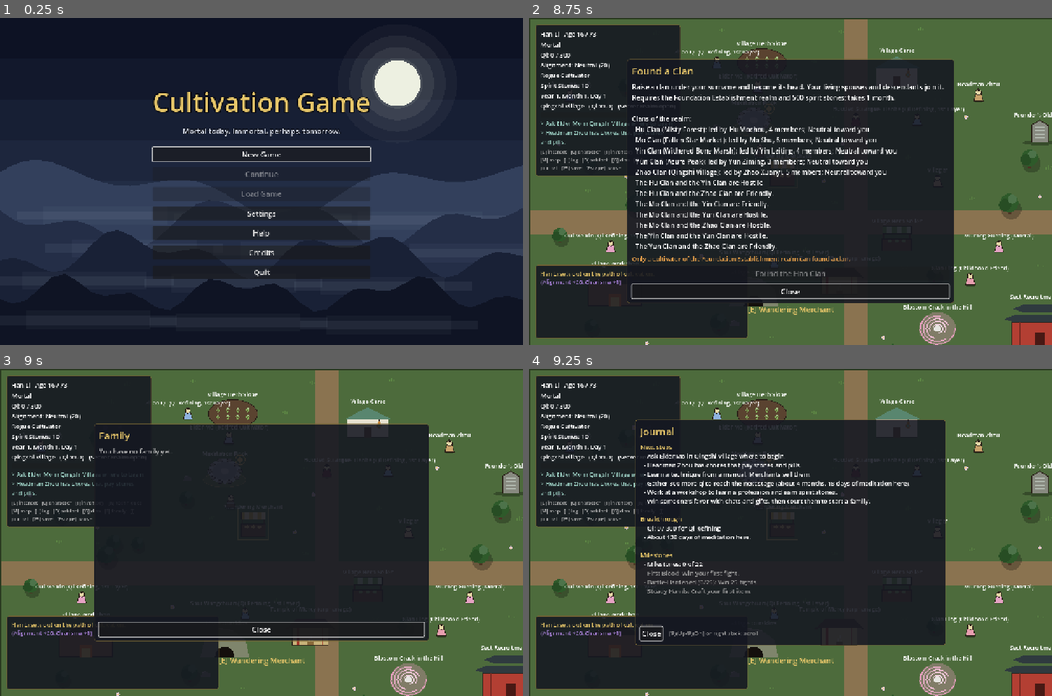
Above: before the commit, frames 1-4 (two rows, left to right).
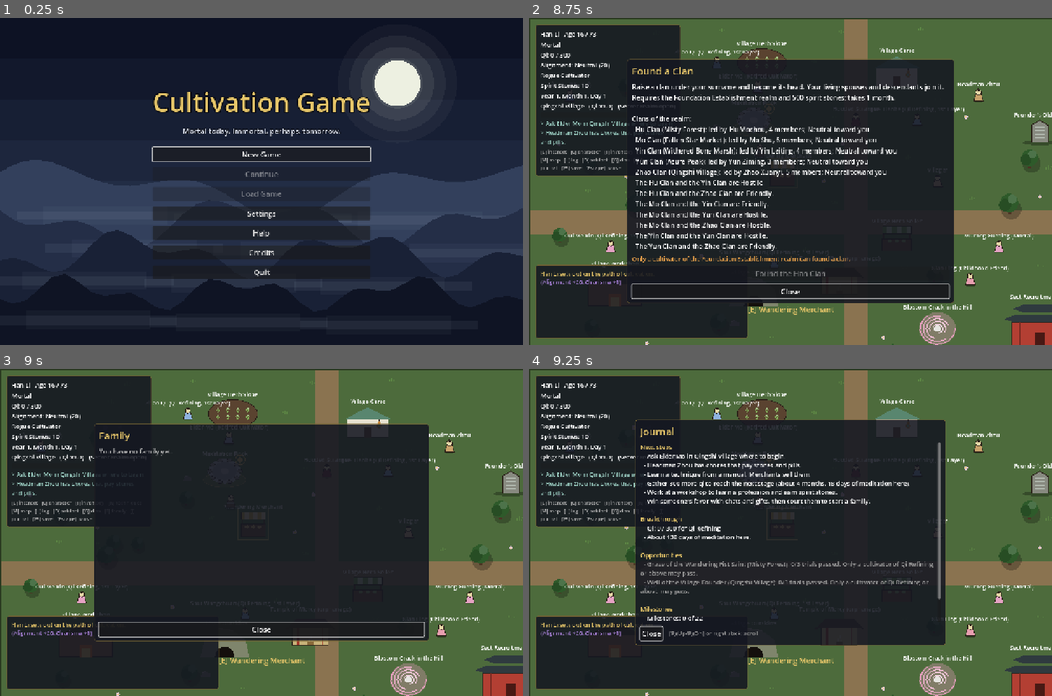
Above: after the commit, the same moments.

Repository: samridghimire/cultivation-game
Game: Godot game, scene res://src/ui/main_menu.tscn
The game is run twice, just before and just after one commit, with the same random seed, the same clock (stepped at 60 frames per second) and the same inputs.
Inputs (mouse positions are in pixels of both pictures, inside the frame that each line leads up to):
- Up to frame 1 (0.25 s): no input
- Up to frame 2 (8.75 s): click "New Game" at 0.5 s; click "Begin" at 1.25 s; click "Reach for it." at 2 s; click "Protect those who cannot prot…" at 2.75 s; click "What are you?" at 3.5 s; click "Why me?" at 4.25 s; click "What are you?" at 5 s; click "..." at 5.75 s; click "Set out." at 6.5 s; tap Enter at 7.25 s; move the mouse to (905, 165) at 7.27 s; hold D (move_right) 7.28-8 s; tap O (toggle_artifact) at 7.35 s; click (905, 165) at 7.42 s; tap G (toggle_clan) at 7.55 s; drag from (685, 197) to (753, 119) at 8.02 s
- Up to frame 3 (9 s): move the mouse to (313, 460) at 8.77 s; hold D (move_right) from 8.78 s (still down); tap F (toggle_family) at 8.85 s
- Up to frame 4 (9.25 s): keep holding D (move_right); tap J (toggle_journal) at 9.05 s

Frames 1-3 are identical in both runs. In frame 4, 1.6% of the frame differs, in the area x 21-79%, y 22-77%.

Commit message:
[GUIDE-003] Journal Opportunities and Errands sections
Errands (data/npcs.json "errands"): Elder Mo (6 Spirit Herbs), Herbalist Lan (5 Qi Condensing Grass), Hua Qingyi (4 Qi Gathering Pills), Hermit Gu (3 Cold Iron), Peddler Hei (3 Purple Cloud Mushrooms).

Co-Authored-By: Claude Sonnet 5.5 <noreply@anthropic.com>
Claude-Session: https://claude.ai/code/session_0199E7PG4sYze9DHAhD648w9

Diff:
--- a/data/npcs.json
+++ b/data/npcs.json
@@ -1,5 +1,5 @@
 {
-  "_doc": "Named NPCs. Each becomes a CharacterData at sessi …(696 unchanged characters)…  NPC carries (and may pass to children).",
+  "_doc": "Named NPCs. Each becomes a CharacterData at sessi …(696 unchanged characters)…  NPC carries (and may pass to children). Optional top-level \"errands\" (GUIDE-003) feed the journal: {npc: named npc id, asked_flag, done_flag, text}; listed while the asked flag is set and the done flag is not.",
   "npcs": [
     {"id": "elder_mo", "name": "Elder Mo", "title": "Retired Cultivator", "region": "qingshi_village", "pos": [560, 170], "color": "9fa3c9",
      "gender": "male",
@@ -37,5 +37,12 @@
      "gender": "male", "surname": "Hei", "given_name": "Wu",
      "realm": "qi_refining", "stage": 7, "age_years": 94, "alignment": -140, "roots": {"water": 52, "wood": 38},
      "attributes": {"charisma": 12, "fortune": 11}, "cultivates": true, "diligence": 0.4, "dialogue": "peddler_hei", "deed_context": "marsh_captive"}
+  ],
+  "errands": [
+    {"npc": "elder_mo", "asked_flag": "errand_mo_asked", "done_flag": "errand_mo_done", "text": "Elder Mo asked for 6 Spirit Herbs (the slope above Qingshi Village)."},
+    {"npc": "herbalist_lan", "asked_flag": "errand_lan_asked", "done_flag": "errand_lan_done", "text": "Herbalist Lan asked for 5 Qi Condensing Grass (Herb Patch, Misty Forest)."},
+    {"npc": "alchemist_hua", "asked_flag": "errand_hua_asked", "done_flag": "errand_hua_done", "text": "Hua Qingyi asked for 4 Qi Gathering Pills you made yourself."},
+    {"npc": "hermit_gu", "asked_flag": "errand_gu_asked", "done_flag": "errand_gu_done", "text": "Hermit Gu asked for 3 Cold Iron (the crystal vein, Azure Peak)."},
+    {"npc": "peddler_hei", "asked_flag": "errand_hei_asked", "done_flag": "errand_hei_done", "text": "Peddler Hei asked for 3 Purple Cloud Mushrooms (Corpse-Lily Bog)."}
   ]
 }
--- a/src/core/game_data.gd
+++ b/src/core/game_data.gd
@@ -34,6 +34,7 @@
 var regions: Dictionary = {}  # id -> Dictionary
 var start_region := ""
 var encounters: Dictionary = {}  # id -> Dictionary
+var errands: Array = []  # data/npcs.json "errands" (journal reminders, GUIDE-003)
 var npcs: Dictionary = {}  # id -> Dictionary (definitions; live NPCs are in GameState.npcs)
 var names: Dictionary = {}  # data/names.json: {"surnames": [...], "given_names": {gender: [...]}}
 var dialogues: Dictionary = {}  # id -> Dictionary, one per data/dialogue/*.json
@@ -211,8 +212,10 @@
 	for encounter in _read(dir, "encounters.json").get("encounters", []):
 		encounters[encounter["id"]] = encounter
 
-	for npc in _read(dir, "npcs.json").get("npcs", []):
+	var npc_file := _read(dir, "npcs.json")
+	for npc in npc_file.get("npcs", []):
 		npcs[npc["id"]] = npc
+	errands = npc_file.get("errands", [])
 
 	names = _read(dir, "names.json")
 	family = _read(dir, "family.json")
@@ -447,6 +450,12 @@
 			load_errors.append("NPC '%s' has unknown realm '%s'" % [npc["id"], npc.get("realm", "")])
 		if npc.has("dialogue") and not dialogues.has(npc["dialogue"]):
 			load_errors.append("NPC '%s' has unknown dialogue '%s'" % [npc["id"], npc["dialogue"]])
+	for errand: Dictionary in errands:
+		if not npcs.has(String(errand.get("npc", ""))):
+			load_errors.append("Errand has unknown npc '%s'" % errand.get("npc", ""))
+		for key in ["asked_flag", "done_flag", "text"]:
+			if String(errand.get(key, "")) == "":
+				load_errors.append("Errand of '%s' has no %s" % [errand.get("npc", ""), key])
 	for dialogue: Dictionary in dialogues.values():
 		load_errors.append_array(Dialogue.validate(dialogue, self))
 
--- a/src/core/systems/guidance.gd
+++ b/src/core/systems/guidance.gd
@@ -225,6 +225,8 @@
 			if def.has(kind):
 				var reason := WorldEvents.check_join(data, events, c, event_id, kind, region_id)
 				_add(out, "World events", "%s: %s" % [kind.capitalize(), "you can enter" if reason == "" else reason], "normal" if reason == "" else "dim")
+	_opportunity_entries(out, c, data, flags, today)
+	_errand_entries(out, data, flags)
 	for order in c.commissions:
 		_add(out, "Commissions", Commissions.describe(c, data, order, today), "warning" if Commissions.days_left(order, today) <= 7 else "normal")
 	_milestone_entries(out, c, data, flags, clan)
@@ -233,6 +235,44 @@
 
 static func _add(out: Array[Dictionary], section: String, text: String, tone: String) -> void:
 	out.append({"section": section, "text": text, "tone": tone})
+
+
+static func _region_name(data: GameData, region_id: String) -> String:
+	return String(data.regions.get(region_id, {}).get("name", region_id))
+
+
+static func _opportunity_entries(out: Array[Dictionary], c: CharacterData, data: GameData, flags: Dictionary, today: int) -> void:
+	var realm_ids: Array = data.secret_realms.keys()
+	realm_ids.sort()
+	for realm_id: String in realm_ids:
+		var def: Dictionary = data.secret_realms[realm_id]
+		if not SecretRealms.admits(c, data, def) or SecretRealms.has_inherited(c, realm_id):
+			continue
+		var label := "%s (%s)" % [String(def.get("name", realm_id)), _region_name(data, String(def.get("region", "")))]
+		if SecretRealms.is_open(def, today):
+			var left := SecretRealms.days_until_close(def, today)
+			_add(out, "Opportunities", "%s is open: %d days left, %d/%d floors cleared" % [label, left, SecretRealms.floors_cleared(c, def, today), (def.get("floors", []) as Array).size()], "warning" if left <= 7 else "normal")
+		elif SecretRealms.days_until_open(def, today) <= 60:
+			_add(out, "Opportunities", "%s opens in %d days" % [label, SecretRealms.days_until_open(def, today)], "dim")
+	var legacy_ids: Array = data.inheritances.keys()
+	legacy_ids.sort()
+	for id: String in legacy_ids:
+		var def: Dictionary = data.inheritances[id]
+		if Inheritances.is_claimed(id, flags) or Inheritances.is_lost(def, today, flags) or today < Inheritances.appears_day(def):
+			continue
+		var stage_count := (def.get("stages", []) as Array).size()
+		var cleared := Inheritances.stages_cleared(c, id)
+		if cleared >= stage_count:
+			continue
+		var text := "%s (%s): %d/%d trials passed" % [String(def.get("name", id)), _region_name(data, String(def.get("region", ""))), cleared, stage_count]
+		var reason := Inheritances.check_attempt(c, data, id, String(def.get("region", "")), today, flags)
+		_add(out, "Opportunities", text if reason == "" else "%s. %s" % [text, reason], "normal" if reason == "" else "dim")
+
+
+static func _errand_entries(out: Array[Dictionary], data: GameData, flags: Dictionary) -> void:
+	for errand: Dictionary in data.errands:
+		if bool(flags.get(String(errand["asked_flag"]), false)) and not bool(flags.get(String(errand["done_flag"]), false)):
+			_add(out, "Errands", String(errand["text"]), "normal")
 
 
 static func _breakthrough_entries(out: Array[Dictionary], c: CharacterData, data: GameData, density: float) -> void:
--- a/src/core/systems/inheritances.gd
+++ b/src/core/systems/inheritances.gd
@@ -22,7 +22,7 @@
 	return bool(flags.get(claimed_flag(id), false))
 
 
-static func _appears_day(def: Dictionary) -> int:
+static func appears_day(def: Dictionary) -> int:
 	return int(def.get("appears_years", 0)) * Calendar.DAYS_PER_YEAR
 
 
@@ -86,7 +86,7 @@
 		return "You have already claimed the %s." % def["name"]
 	if is_lost(def, total_days, flags):
 		return "Someone else claimed the %s before you." % def["name"]
-	if total_days < _appears_day(def):
+	if total_days < appears_day(def):
 		return "No one has found the %s yet." % def["name"]
 	var stage := next_stage(c, def)
 	if stage.is_empty():
@@ -127,7 +127,7 @@
 		return "Claimed by you"
 	if is_lost(def, total_days, flags):
 		return "Claimed by a rival"
-	if total_days < _appears_day(def):
+	if total_days < appears_day(def):
 		return "Undiscovered"
 	var stages: Array = def.get("stages", [])
 	var stage := next_stage(c, def)
--- a/tests/unit/test_journal.gd
+++ b/tests/unit/test_journal.gd
@@ -165,3 +165,50 @@
 	assert_eq(_find(_entries(c), "Monthly duty")["tone"], "warning")
 	c.sect["duty_grace"] = true
 	assert_eq(_find(_entries(c), "Monthly duty")["tone"], "normal")
+
+
+func _flags_journal(c: CharacterData, flags: Dictionary, today: int) -> Array[Dictionary]:
+	return Guidance.journal(c, data(), flags, today, "qingshi_village")
+
+
+func _has_section(entries: Array[Dictionary], section: String) -> bool:
+	return _sections(entries).has(section)
+
+
+func test_open_admitting_secret_realm_is_an_opportunity() -> void:
+	var c := _fresh()
+	c.realm_index = data().realm_index_of("qi_refining")
+	var entry := _find(_flags_journal(c, {}, 10), "Peach Blossom")
+	assert_eq(entry.get("section", ""), "Opportunities")
+	assert_true(String(entry.get("text", "")).contains("is open"))
+	var mortal := _fresh()
+	assert_true(_find(_flags_journal(mortal, {}, 10), "Peach Blossom").is_empty())
+
+
+func test_claimed_inheritance_is_not_listed() -> void:
+	var c := _fresh()
+	c.realm_index = data().realm_index_of("qi_refining")
+	var id: String = data().inheritances.keys()[0]
+	var def: Dictionary = data().inheritances[id]
+	var today := Inheritances.appears_day(def)
+	var name_text := String(def["name"])
+	assert_false(_find(_flags_journal(c, {}, today), name_text).is_empty())
+	var flags := {Inheritances.claimed_flag(id): true}
+	assert_true(_find(_flags_journal(c, flags, today), name_text).is_empty())
+
+
+func test_errand_listed_until_done() -> void:
+	var c := _fresh()
+	assert_false(_has_section(_flags_journal(c, {}, 0), "Errands"))
+	var asked := {"errand_lan_asked": true}
+	assert_false(_find(_flags_journal(c, asked, 0), "Herbalist Lan").is_empty())
+	asked["errand_lan_done"] = true
+	assert_false(_has_section(_flags_journal(c, asked, 0), "Errands"))
+
+
+func test_errand_with_unknown_npc_is_a_load_error() -> void:
+	var d := GameData.load_from_dir()
+	d.errands = [{"npc": "nobody", "asked_flag": "a", "done_flag": "b", "text": "x"}]
+	d.load_errors.clear()
+	d._validate()
+	assert_true(", ".join(d.load_errors).contains("unknown npc 'nobody'"))
